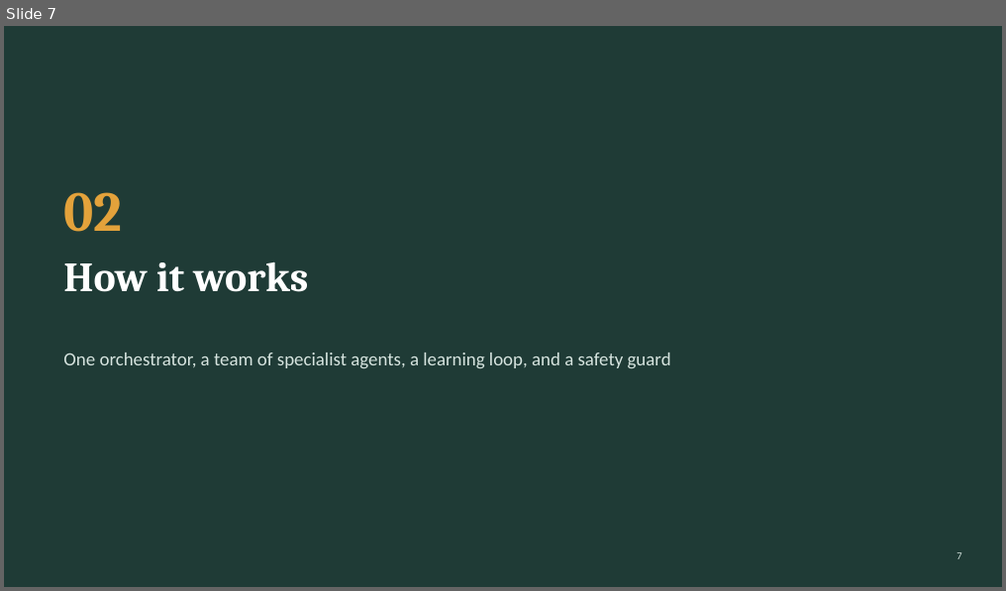
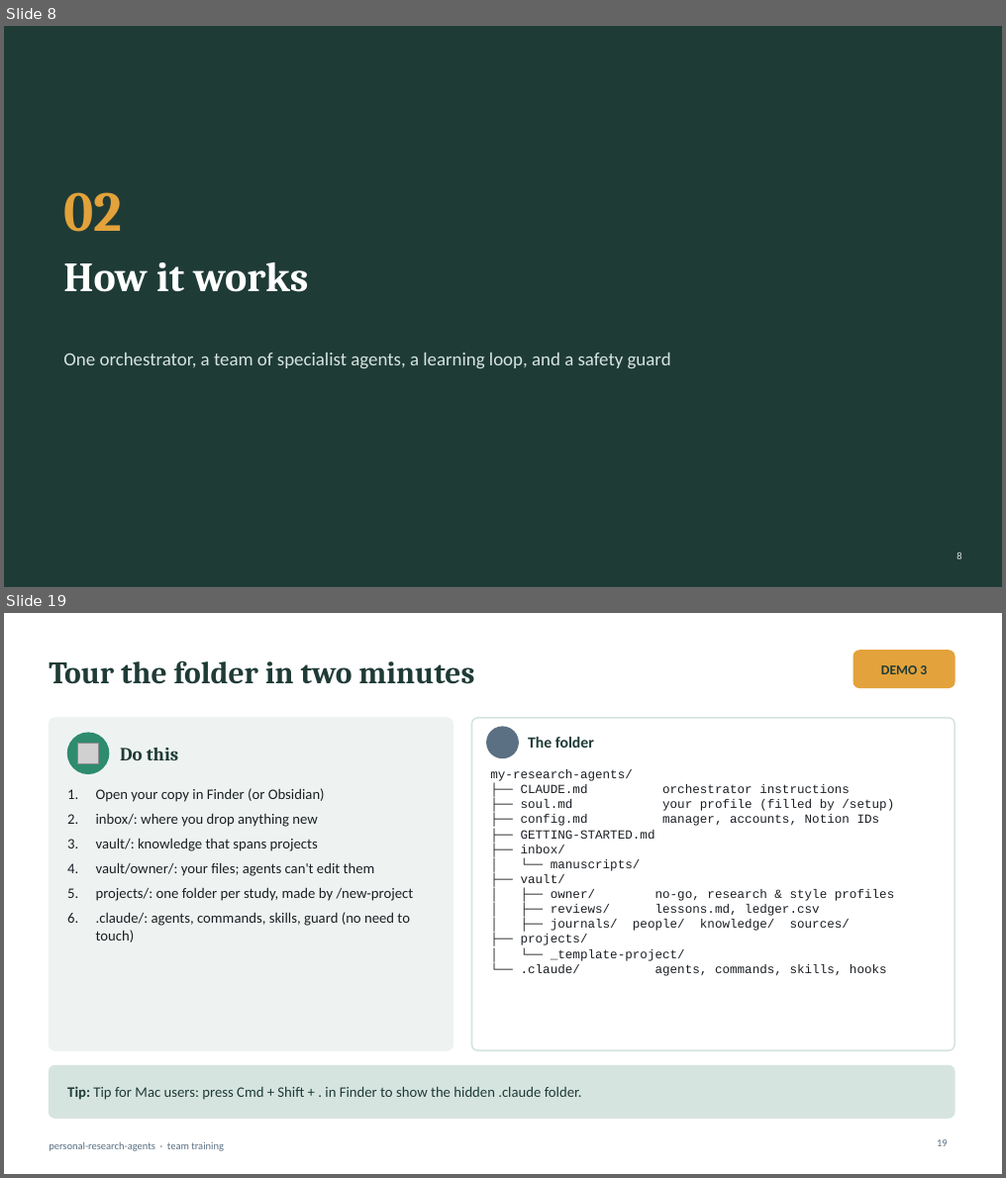
Before and after one commit to simonhdang/personal-research-agents, a slide deck: docs/personal-research-agents_seminar.pptx. Shown one above the other, each under a label of ours: slide 7 before the commit, slides 8 and 19 after it; the slides between them are not shown. The pictures are 1006x591 and 1006x1178 pixels, drawn with LibreOffice and Linux fonts; fonts in the diff are those of the drawing; grey boxes stand for pictures; background and template pictures are left out. Boxes give left, top, right and bottom in pixels: in the first picture for what was removed or moved away, otherwise in the second. Text is boxed around its words. In the diff, an @@ line names an element or a change of style, - is before the commit and + after.

```diff
--- a/docs/personal-research-agents_seminar.pptx
+++ b/docs/personal-research-agents_seminar.pptx
@@ slide 19 added at bbox=[4, 613, 1002, 1174], background #FFFFFF @@
@@ title added at bbox=[49, 661, 474, 684], 30 pt, text #1F3B36, bold @@
+Tour the folder in two minutes
@@ rounded rectangle added at bbox=[853, 651, 954, 688], fill #E3A23B, outline #E3A23B 1 pt @@
@@ text added at bbox=[881, 665, 927, 674], 13 pt, text #1F3B36, bold @@
+DEMO 3
@@ rounded rectangle added at bbox=[49, 718, 453, 1051], fill #EEF3F1, outline #EEF3F1 1 pt @@
@@ rounded rectangle added at bbox=[472, 718, 954, 1051], fill #FFFFFF, outline #D6E4DF 1.5 pt @@
@@ ellipse added at bbox=[487, 727, 519, 759], fill #5B7083, outline #5B7083 1 pt @@
@@ ellipse added at bbox=[67, 733, 109, 774], fill #2E8B6E, outline #2E8B6E 1 pt @@
@@ picture added at bbox=[78, 744, 99, 764] @@
@@ text added at bbox=[120, 748, 178, 761], 18 pt, text #1F3B36, bold @@
+Do this
@@ text added at bbox=[528, 737, 594, 748], 15 pt, text #1F3B36, bold @@
+The folder
@@ text added at bbox=[96, 788, 414, 943], 14 pt, text #1B1F24 @@
+1. Open your copy in Finder (or Obsidian)
+2. inbox/: where you drop anything new
+3. vault/: knowledge that spans projects
+4. vault/owner/: your files; agents can't edit them
+5. projects/: one folder per study, made by /new-project
+6. .claude/: agents, commands, skills, guard (no need to touch)
@@ text added at bbox=[490, 769, 894, 976], 12 pt, text #1B1F24 @@
+my-research-agents/
+├── CLAUDE.md orchestrator instructions
+├── soul.md your profile (filled by /setup)
+├── config.md manager, accounts, Notion IDs
+├── GETTING-STARTED.md
+├── inbox/
+│ └── manuscripts/
+├── vault/
+│ ├── owner/ no-go, research & style profiles
+│ ├── reviews/ lessons.md, ledger.csv
+│ ├── journals/ people/ knowledge/ sources/
+├── projects/
+│ └── _template-project/
+└── .claude/ agents, commands, skills, hooks
@@ rounded rectangle added at bbox=[49, 1065, 954, 1118], fill #D6E4DF, outline #D6E4DF 1 pt @@
@@ text added at bbox=[67, 1086, 582, 1100], 14 pt, text #1F3B36 @@
+Tip: Tip for Mac users: press Cmd + Shift + . in Finder to show the hidden .claude folder.
@@ text added at bbox=[49, 1143, 224, 1152], 10 pt, text #5B7083 @@
+personal-research-agents · team training
@@ page number added at bbox=[937, 1140, 947, 1147], 10 pt, text #5B7083 @@
+19
@@ what was slide 7 is now slide 8 @@
@@ page number at bbox=[956, 553, 961, 560]: text changed @@
-7
+8
```
Also in this commit, not shown: 17 slides changed, 23 other slides added, 6 slides removed, 1 other file.
